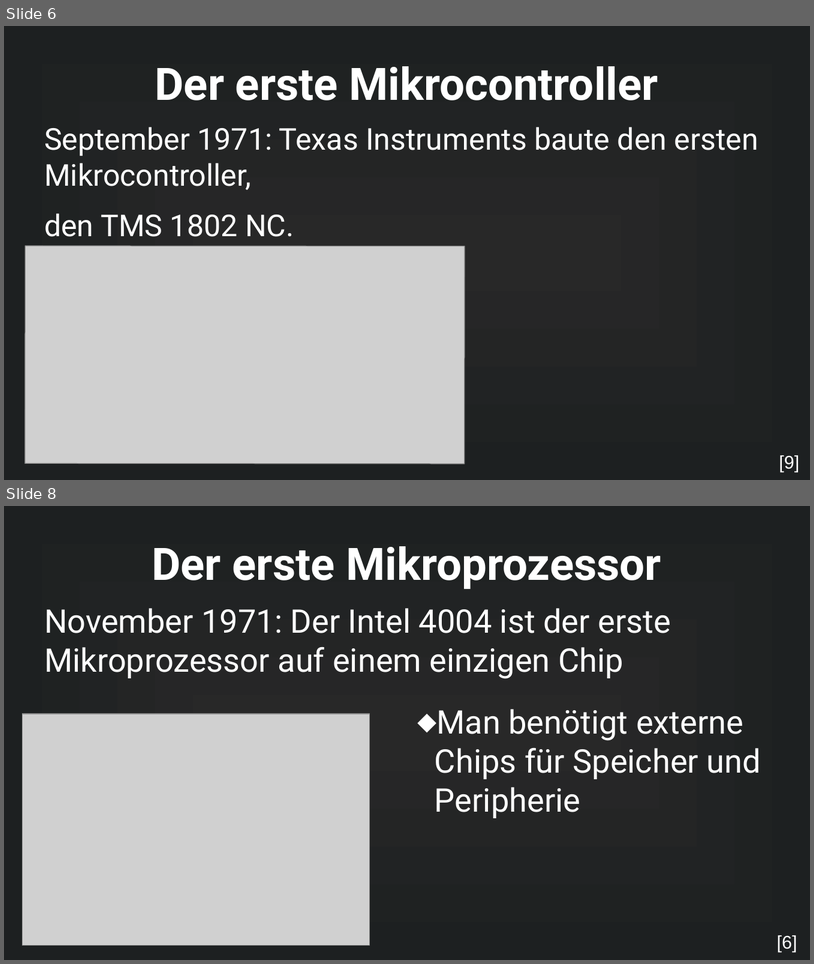
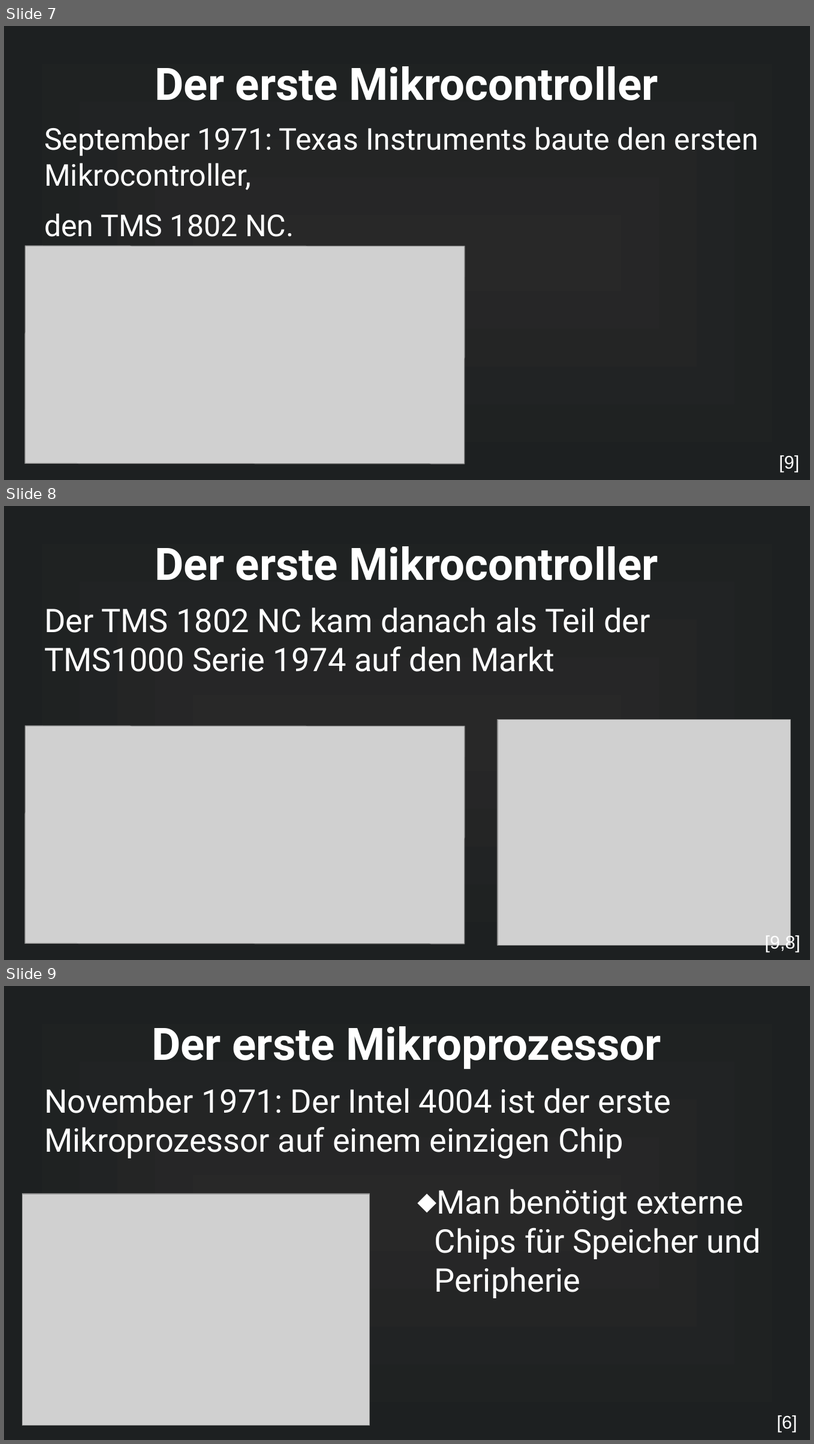
Before and after one commit to MuffinKran24/IMP_GFS, a slide deck: Mikrocontroller_GFS.odp. Shown one above the other, each under a label of ours: slides 6 and 8 before the commit, slides 7, 8 and 9 after it; the slides between them are not shown. The pictures are 814x964 and 814x1444 pixels, drawn with LibreOffice and Linux fonts; fonts in the diff are those of the drawing; grey boxes stand for pictures. Boxes give left, top, right and bottom in pixels: in the first picture for what was removed or moved away, otherwise in the second. Text is boxed around its words. In the diff, an @@ line names an element or a change of style, - is before the commit and + after.

```diff
--- a/Mikrocontroller_GFS.odp
+++ b/Mikrocontroller_GFS.odp
@@ slide 8 added at [4, 506, 810, 960], background gradient #282828 to #1D2021 @@
@@ title added at [155, 546, 659, 580], 44 pt, text #FFFFFF, bold @@
+Der erste Mikrocontroller
@@ text added at [44, 607, 651, 672], 32 pt, text #FFFFFF @@
+Der TMS 1802 NC kam danach als Teil der TMS1000 Serie 1974 auf den Markt
@@ picture added at [498, 720, 791, 945] @@
@@ picture added at [25, 726, 465, 943] @@
@@ text added at [765, 934, 801, 952], 18 pt, text #FFFFFF @@
+[9,8]
@@ what was slide 6 is now slide 7 @@
@@ what was slide 8 is now slide 9 @@
```
Also in this commit, not shown: 1 slide changed, 1 other slide added, 1 slide removed, 46 other files.
